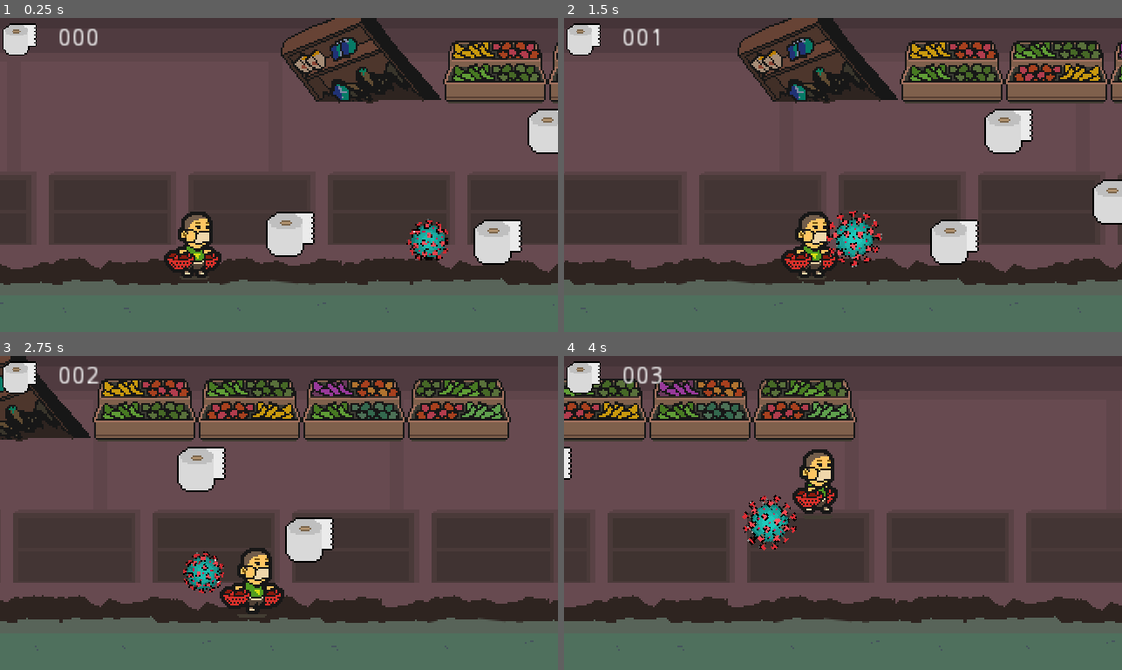
Above: before the commit, frames 1-4 (two rows, left to right).
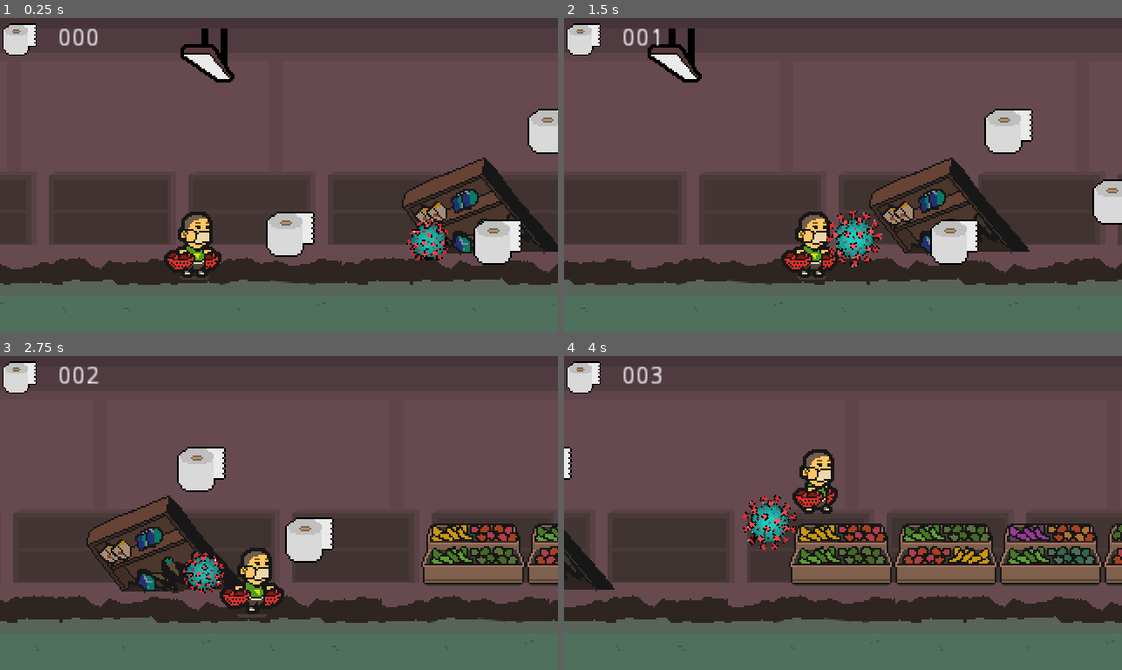
Above: after the commit, the same moments.

Repository: progsource/ssj2020_1
Game: Godot game, scene res://scenes/Game.tscn
Two runs of this game, one before a commit and one after it. Both use one fixed random seed, a clock stepped at 60 frames per second and the inputs below.
Inputs:
- Up to frame 1 (0.25 s): no input
- Up to frame 2 (1.5 s): hold Right (ui_right) from 0.53 s (still down); tap Space (ui_select) at 0.77 s
- Up to frame 3 (2.75 s): tap Space (ui_select) at 1.52 s; release Right (ui_right) at 2.03 s; hold Left (ui_left) from 2.03 s (still down)
- Up to frame 4 (4 s): release Left (ui_left) at 2.78 s; hold Right (ui_right) from 2.78 s (still down); tap Space (ui_select) at 3.02, 3.77 s

The runs differ from the first frame. In frame 1, 11% of the frame differs, in the area x 32-100%, y 0-76%; in frame 2, 14%; in frame 3, 20%, in the area x 0-100%, y 0-76%; in frame 4, 18%.

Commit message:
background object positioning

Diff:
--- a/code/packed/Background.tscn
+++ b/code/packed/Background.tscn
@@ -19,20 +19,6 @@
 region_enabled = true
 region_rect = Rect2( 0, 0, 640, 140 )
 
-[node name="ParallaxLayer2" type="ParallaxLayer" parent="."]
-
-[node name="ceiling_light" type="Sprite" parent="ParallaxLayer2"]
-position = Vector2( 121, 19 )
-texture = ExtResource( 1 )
-
-[node name="shelfs_crumbled" type="Sprite" parent="ParallaxLayer2"]
-position = Vector2( 129, 108 )
-texture = ExtResource( 3 )
-
-[node name="shelfs_veggies" type="Sprite" parent="ParallaxLayer2"]
-position = Vector2( 278, 104 )
-texture = ExtResource( 2 )
-
 [node name="ParallaxLayer3" type="ParallaxLayer" parent="."]
 motion_mirroring = Vector2( 320, 0 )
 
@@ -42,3 +28,21 @@
 centered = false
 region_enabled = true
 region_rect = Rect2( 0, 0, 640, 60 )
+
+[node name="ParallaxLayer2" type="ParallaxLayer" parent="."]
+motion_scale = Vector2( 0.9, 1 )
+
+[node name="ceiling_light" type="Sprite" parent="ParallaxLayer2"]
+position = Vector2( 0, 96 )
+texture = ExtResource( 1 )
+centered = false
+
+[node name="shelfs_crumbled" type="Sprite" parent="ParallaxLayer2"]
+position = Vector2( 128, 160 )
+texture = ExtResource( 3 )
+centered = false
+
+[node name="shelfs_veggies" type="Sprite" parent="ParallaxLayer2"]
+position = Vector2( 320, 152 )
+texture = ExtResource( 2 )
+centered = false
